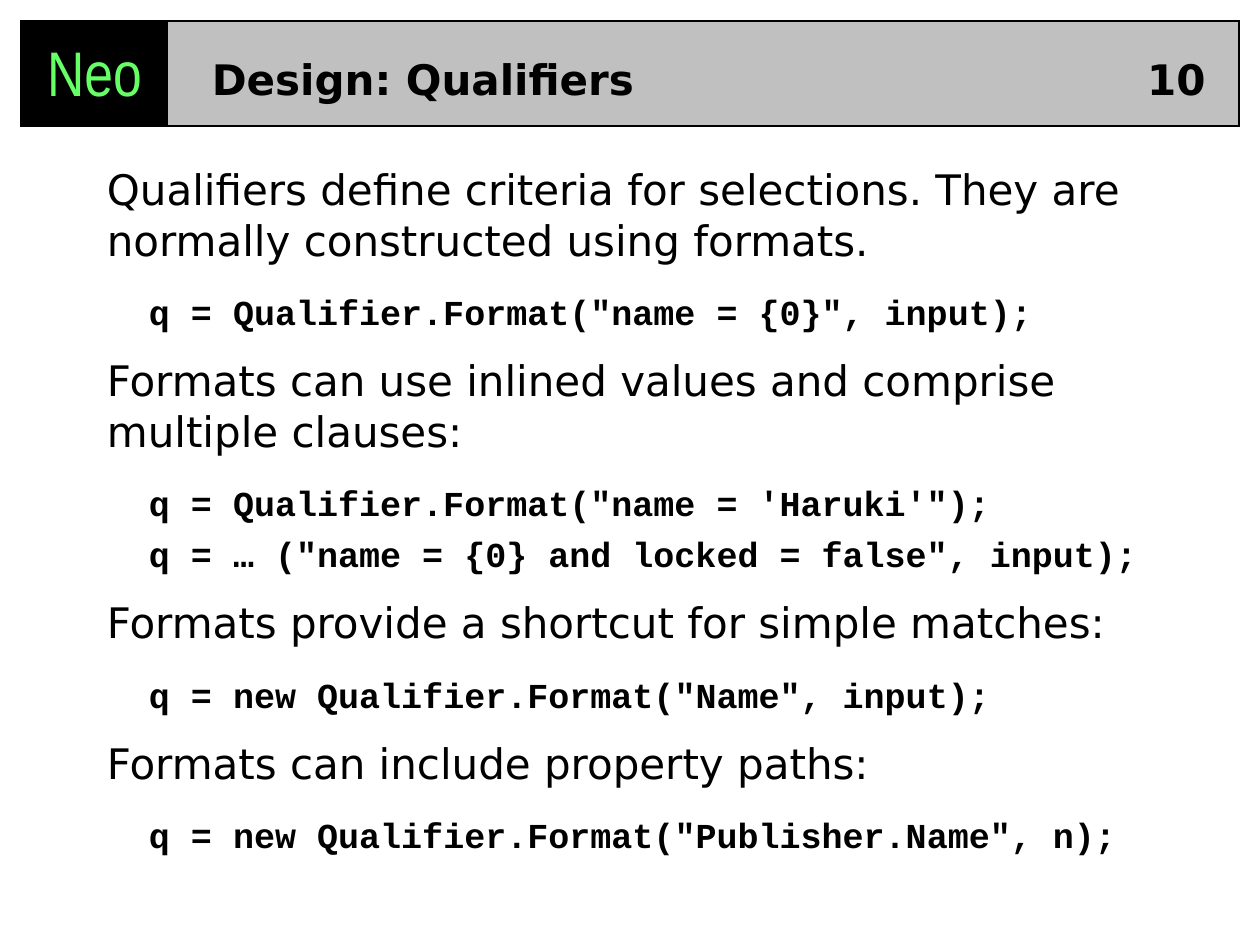
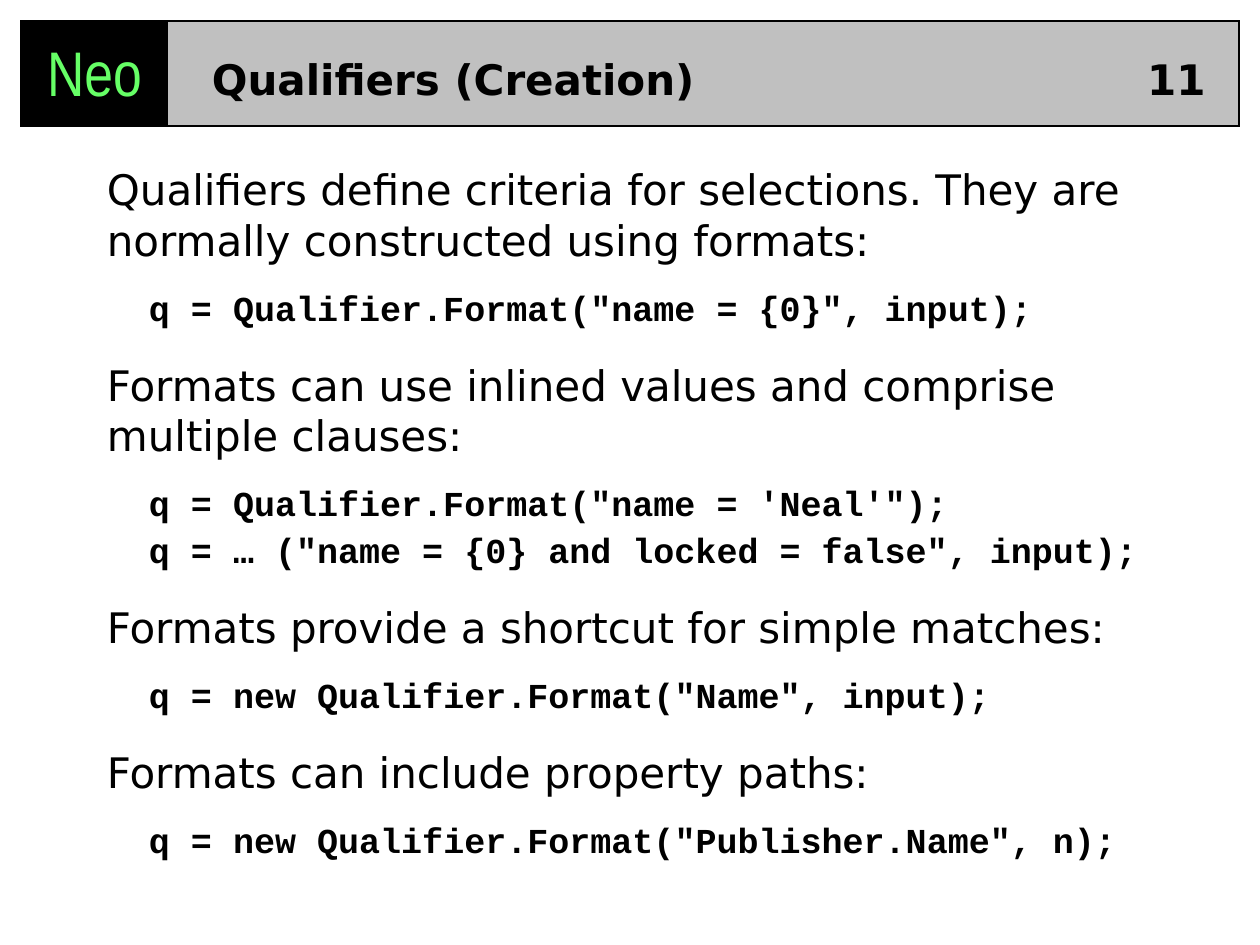
Before and after one commit to codehaus/neo, a slide deck: slide 11 of neo/docs/Neo_DesignGoals.ppt (slide 10 before the commit). Drawn at 1260x945 pixels with LibreOffice and Linux fonts; fonts in the diff are those of the drawing. Boxes give left, top, right and bottom in pixels: in the first picture for what was removed or moved away, otherwise in the second. Text is boxed around its words. In the diff, an @@ line names an element or a change of style, - is before the commit and + after.

```diff
--- a/neo/docs/Neo_DesignGoals.ppt
+++ b/neo/docs/Neo_DesignGoals.ppt
@@ title at [212, 63, 695, 101]: text changed @@
-Design: Qualifiers
+Qualifiers (Creation)
@@ page number at [1147, 64, 1205, 95]: text changed @@
-10
+11
@@ text at [107, 173, 1120, 265]: text changed @@
-Qualifiers define criteria for selections. They are normally constructed using formats.
+Qualifiers define criteria for selections. They are normally constructed using formats:
@@ text at [149, 296, 1137, 861]: line spacing 1 to 0.9; more space between paragraphs @@
@@ text at [149, 492, 948, 524]: text changed @@
-q = Qualifier.Format("name = 'Haruki'");
+q = Qualifier.Format("name = 'Neal'");
```
Also in this commit, not shown: 12 other slides changed, 1 slide added, 5 other files.
